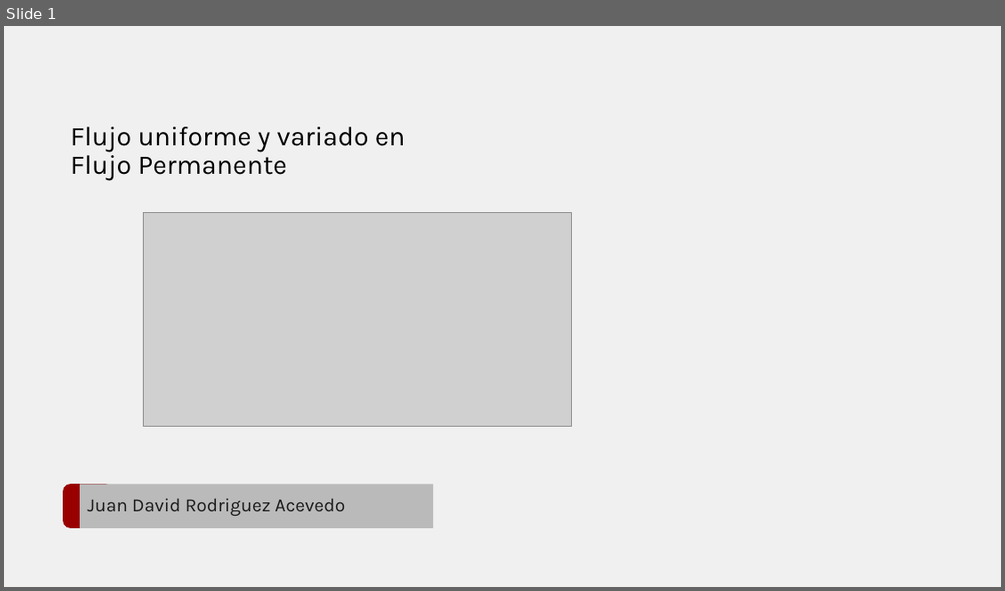
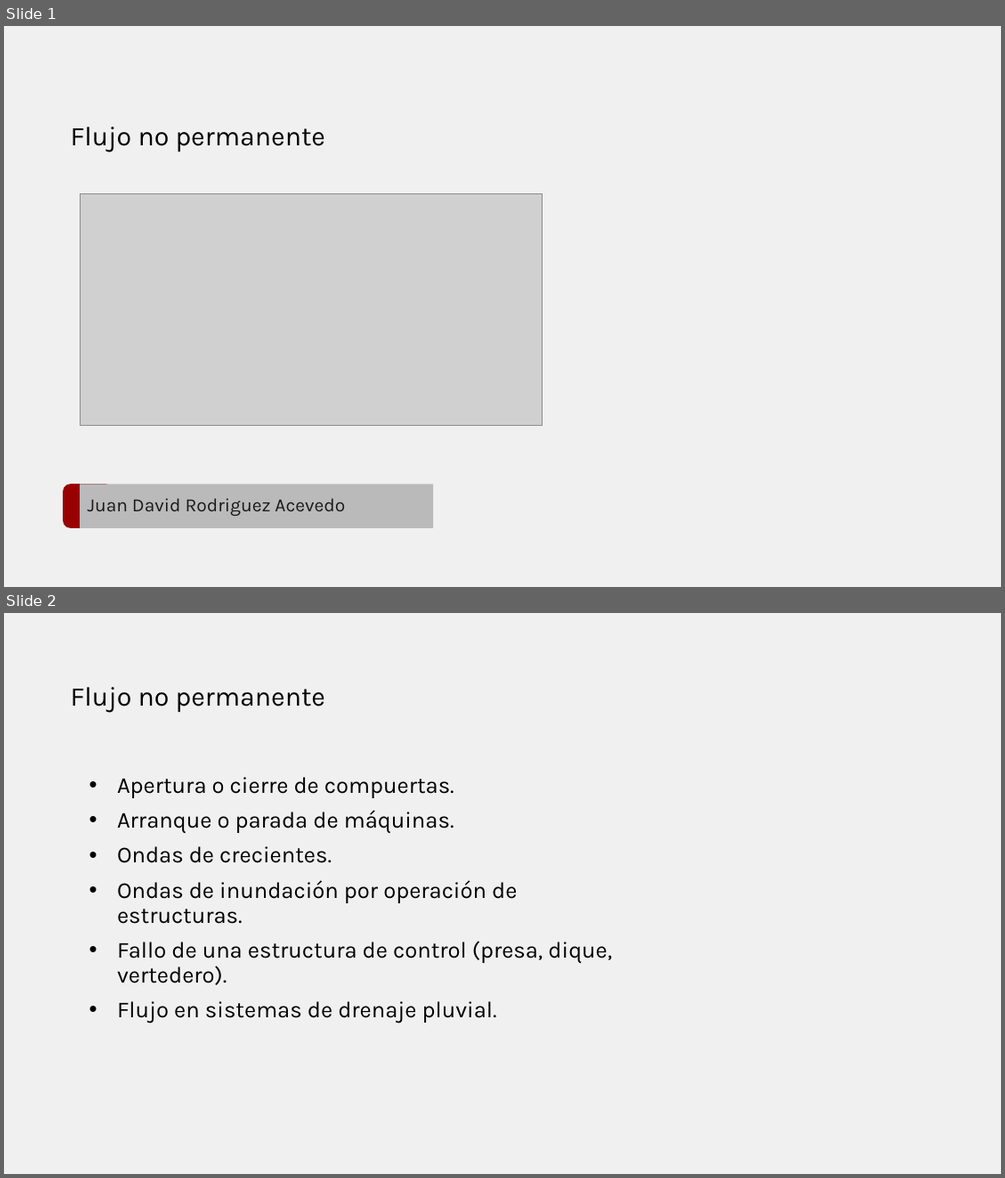
Before and after one commit to juanrodace/J.HRAS, a slide deck: Section01/UnsteadyFlow/HRAS.S1.UF.pptx. Shown one above the other, each under a label of ours: slide 1 before the commit, slides 1 and 2 after it. The pictures are 1005x591 and 1005x1178 pixels, drawn with LibreOffice and Linux fonts; fonts in the diff are those of the drawing; grey boxes stand for pictures; background and template pictures are left out. Boxes give left, top, right and bottom in pixels: in the first picture for what was removed or moved away, otherwise in the second. Text is boxed around its words. In the diff, an @@ line names an element or a change of style, - is before the commit and + after.

```diff
--- a/Section01/UnsteadyFlow/HRAS.S1.UF.pptx
+++ b/Section01/UnsteadyFlow/HRAS.S1.UF.pptx
@@ slide 2 added at box(4, 613, 1001, 1174), background #F0F0F0 @@
@@ title added at box(71, 687, 325, 713), 26 pt, text #000000 @@
+Flujo no permanente
@@ text added at box(117, 777, 612, 1022), 22 pt, text #000000 @@
+• Apertura o cierre de compuertas.
+• Arranque o parada de máquinas.
+• Ondas de crecientes.
+• Ondas de inundación por operación de estructuras.
+• Fallo de una estructura de control (presa, dique, vertedero).
+• Flujo en sistemas de drenaje pluvial.
@@ slide 1 changed as well @@
@@ text at box(71, 127, 325, 152): text changed @@
-Flujo uniforme y variado en
-Flujo Permanente
+Flujo no permanente
@@ picture: place and size @@
-picture at box(144, 212, 572, 426)
+picture at box(80, 193, 542, 425)
```
Also in this commit, not shown: 4 other slides added, 10 slides removed, 3 other files.
